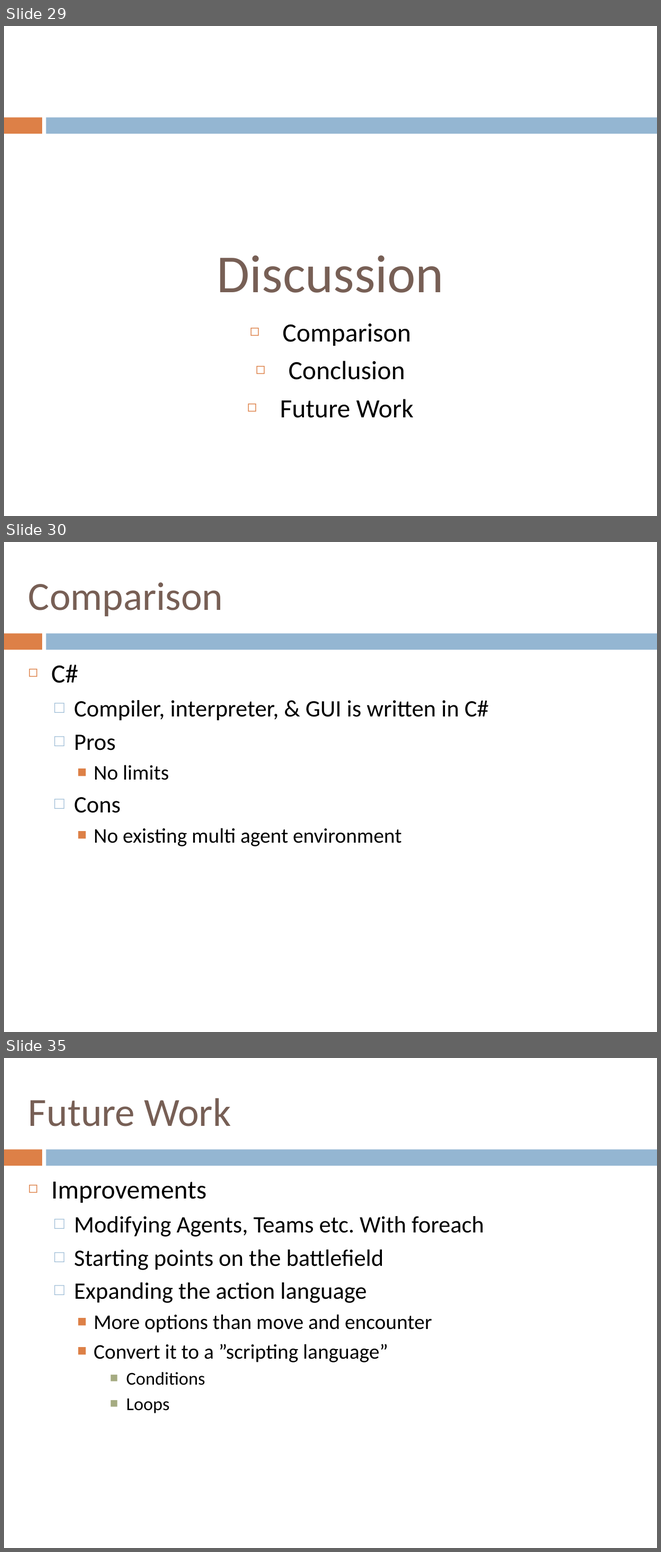
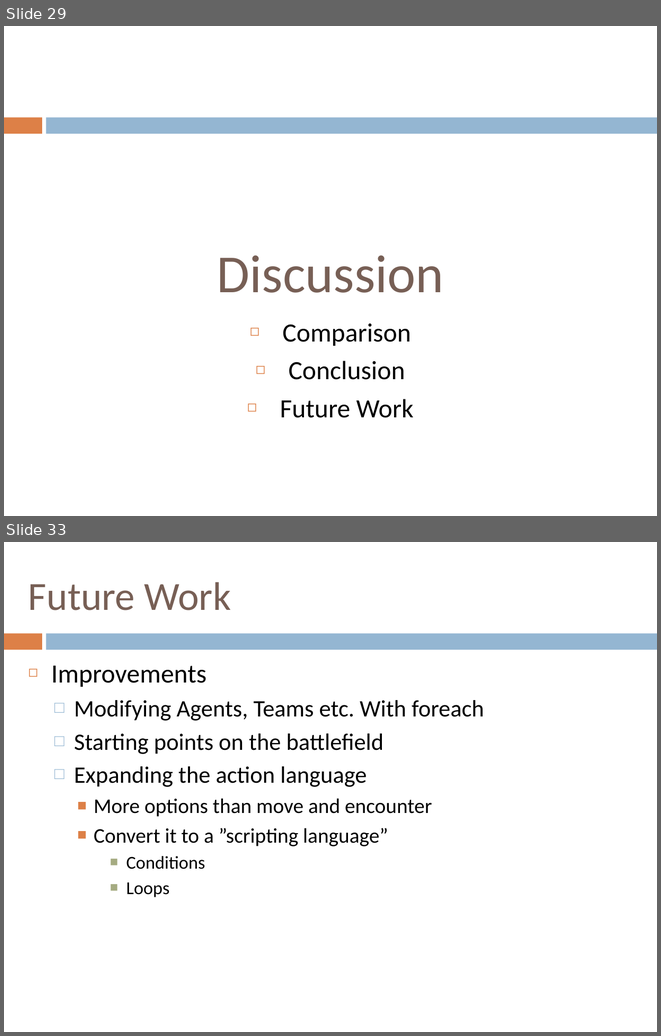
Before and after one commit to henrikklarup/sw402a, a slide deck: Project/præsentation/lasse.pptx. Shown one above the other, each under a label of ours: slides 29, 30 and 35 before the commit, slides 29 and 33 after it; the slides between them are not shown. The pictures are 661x1552 and 661x1036 pixels, drawn with LibreOffice and Linux fonts; fonts in the diff are those of the drawing. Boxes give left, top, right and bottom in pixels: in the first picture for what was removed or moved away, otherwise in the second. Text is boxed around its words. In the diff, an @@ line names an element or a change of style, - is before the commit and + after.

```diff
--- a/Project/præsentation/lasse.pptx
+++ b/Project/præsentation/lasse.pptx
@@ slide 30 removed at [4,542,657,1032], background #FFFFFF; not listed: 2 template elements that a slide beside it also shows @@
@@ title removed at [28,582,223,616] @@
-Comparison
@@ text removed at [51,664,489,846] @@
-◻ C#
-  □ Compiler, interpreter, & GUI is written in C#
-  □ Pros
-    ■ No limits
-  □ Cons
-    ■ No existing multi agent environment
@@ what was slide 35 is now slide 33 @@
```
Also in this commit, not shown: 3 slides changed, 1 other slide removed.
